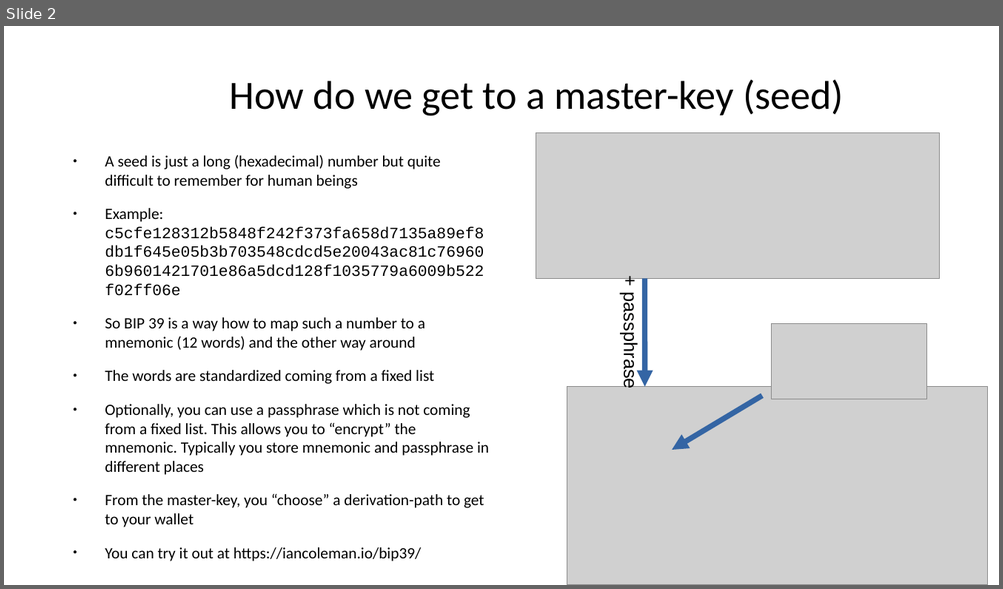
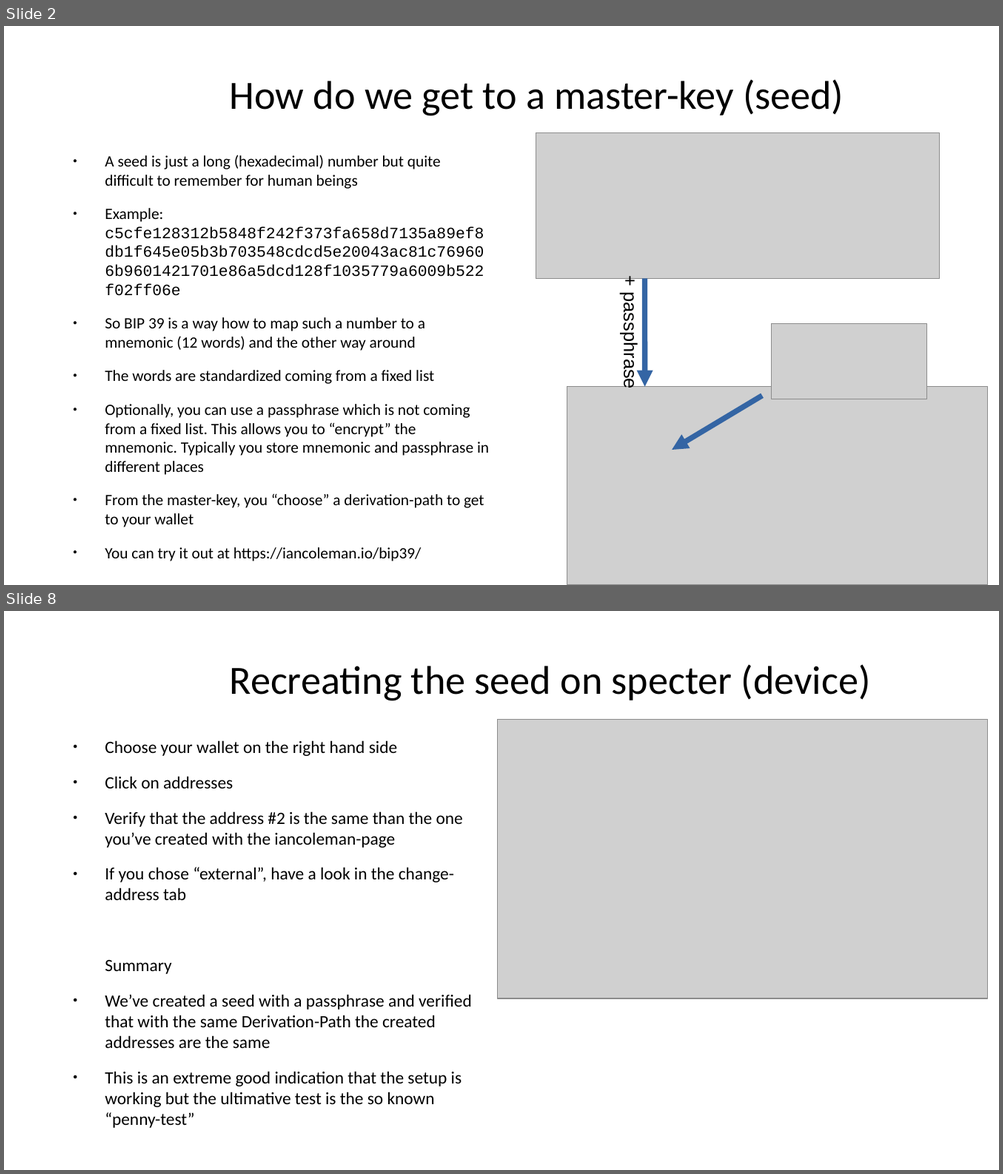
Before and after one commit to cryptoadvance/specter-education, a slide deck: content/bitcoin201/02_Seeds-and-HD-wallets.odp. Shown one above the other, each under a label of ours: slide 2 before the commit, slides 2 and 8 after it; the slides between them are not shown. The pictures are 1003x589 and 1003x1174 pixels, drawn with LibreOffice and Linux fonts; fonts in the diff are those of the drawing; grey boxes stand for pictures. Boxes give left, top, right and bottom in pixels: in the first picture for what was removed or moved away, otherwise in the second. Text is boxed around its words. In the diff, an @@ line names an element or a change of style, - is before the commit and + after.

Commit message:
updated pennytest

```diff
--- a/content/bitcoin201/02_Seeds-and-HD-wallets.odp
+++ b/content/bitcoin201/02_Seeds-and-HD-wallets.odp
@@ slide 8 added at (4, 611, 999, 1170), background #FFFFFF @@
@@ title added at (230, 664, 871, 701), 32 pt, text #000000 @@
+Recreating the seed on specter (device)
@@ picture added at (498, 719, 987, 999) @@
@@ text added at (105, 741, 472, 1128), 13.8 pt, text #000000 @@
+● Choose your wallet on the right hand side
+● Click on addresses
+● Verify that the address #2 is the same than the one you’ve created with the iancoleman-page
+● If you chose “external”, have a look in the change-address tab
+Summary
+● We’ve created a seed with a passphrase and verified that with the same Derivation-Path the created addresses are the same
+● This is an extreme good indication that the setup is working but the ultimative test is the so known “penny-test”
```
Also in this commit, not shown: 3 slides changed, 8 other slides added, 2 other files.
